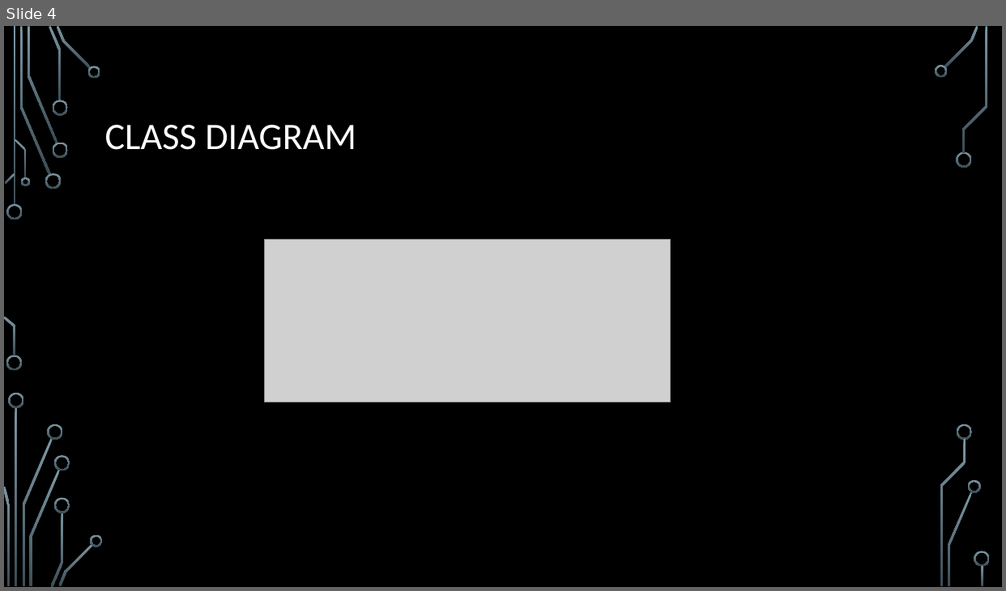
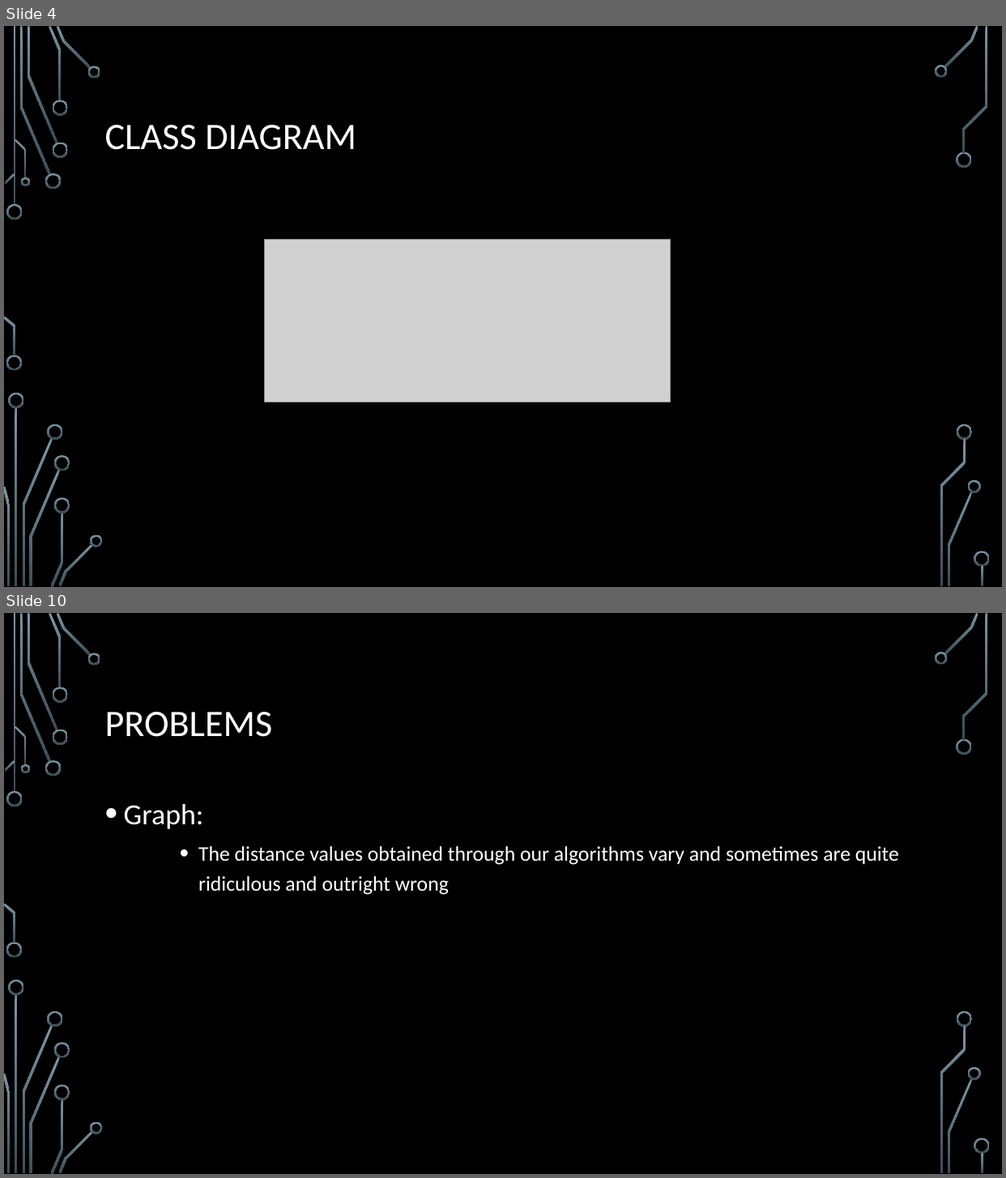
Before and after one commit to DiogoSant0s/DA2, a slide deck: DA2.pptx. Shown one above the other, each under a label of ours: slide 4 before the commit, slides 4 and 10 after it; the slides between them are not shown. The pictures are 1006x591 and 1006x1178 pixels, drawn with LibreOffice and Linux fonts; fonts in the diff are those of the drawing; grey boxes stand for pictures; background and template pictures are left out. Boxes give left, top, right and bottom in pixels: in the first picture for what was removed or moved away, otherwise in the second. Text is boxed around its words. In the diff, an @@ line names an element or a change of style, - is before the commit and + after.

```diff
--- a/DA2.pptx
+++ b/DA2.pptx
@@ slide 10 added at (4, 613, 1002, 1174), background picture (left out); not listed: 36 template elements that a slide beside it also shows @@
@@ title added at (105, 712, 273, 737), 36 pt, text #FFFFFF @@
+PROBLEMS
@@ text added at (124, 804, 899, 895), 20 pt, text #FFFFFF @@
+• Graph:
+    • The distance values obtained through our algorithms vary and sometimes are quite ridiculous and outright wrong
```
Also in this commit, not shown: 5 slides changed, 3 other files.
